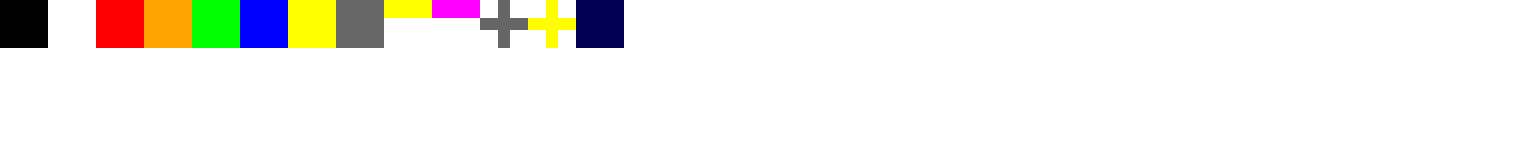
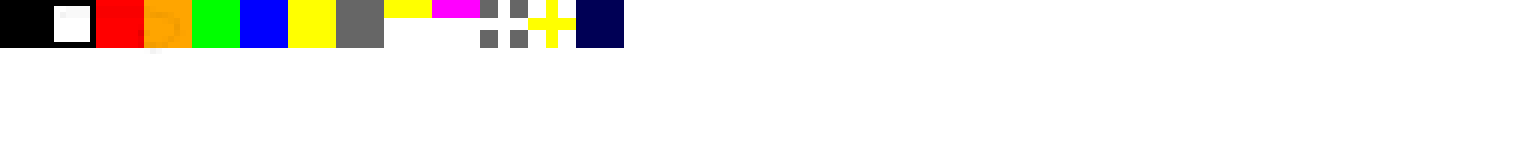
Layers edited between the first and the second 1536×144 image:
painted on "Foreground" over [left=48, top=0, right=528, bottom=54]
